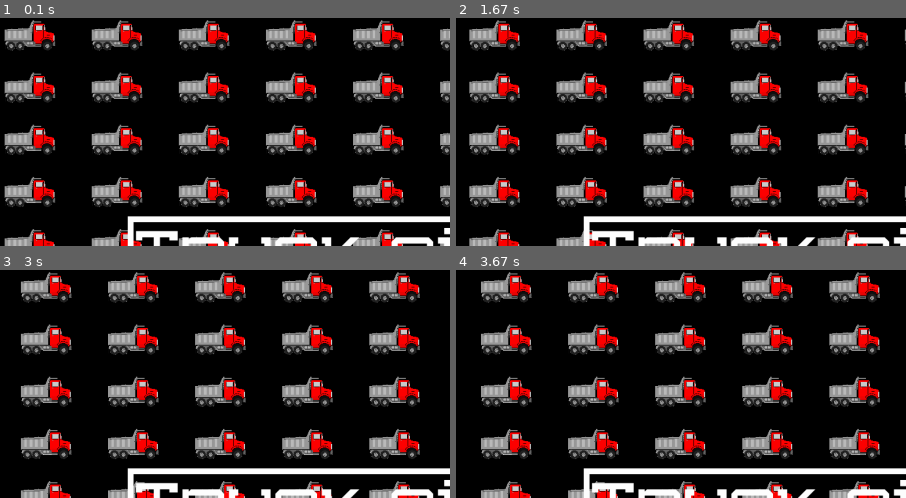
Above: before the commit, frames 1-4 (two rows, left to right).
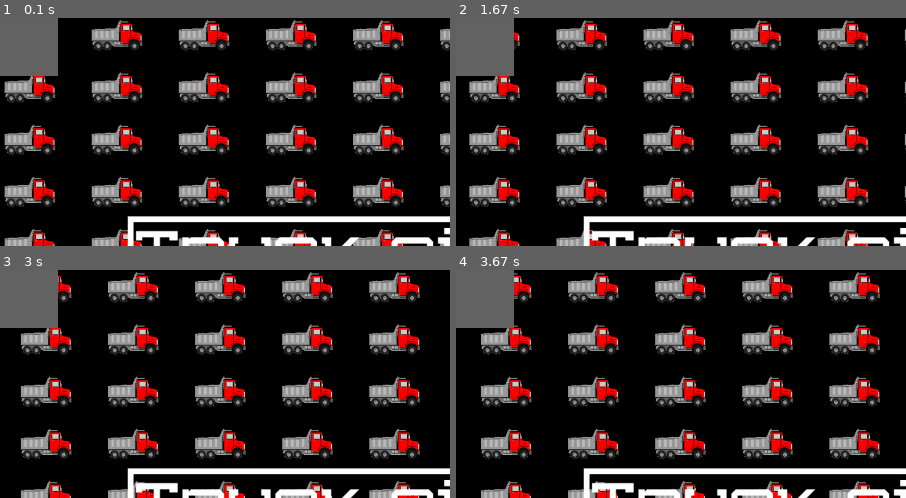
Above: after the commit, the same moments.

Repository: supermeganikitos/Project_pygame
Game: pygame game, started from mane.py
Same seed, same stepped clock (60 frames per second), same inputs: the game is played once before the commit and once after it.
Inputs:
- Up to frame 1 (0.1 s): no input
- Up to frame 2 (1.67 s): no input
- Up to frame 3 (3 s): no input
- Up to frame 4 (3.67 s): no input
The pictures show only the part of the screen within x 0-50%, y 0-50%; the shares and areas given below are measured in that part.

The runs differ from the first frame. In frame 1, 3.1% of the frame differs, in the area x 0-13%, y 0-26%; in frame 2, 3.1%; in frame 3, 3.1%; in frame 4, 3.1%.

Commit message:
кнопка

Diff:
--- a/mane.py
+++ b/mane.py
@@ -1,5 +1,5 @@
 import pygame
-from trucks import Truck, trucks
+from trucks import Truck, trucks, SimpleButton
 
 pygame.init()
 size = width, height = 1550, 800
@@ -19,6 +19,9 @@
 
 
 pygame.display.set_caption('simulator truck')
+listbtn = []
+mimapbtn = SimpleButton(0, 0, 100, 100)
+listbtn.append(mimapbtn)
 pygame.display.flip()
 running = True
 x_step = 150
@@ -35,5 +38,7 @@
     trucks.update()
     trucks.draw(screen)
     draw_(screen, 'Truck simulator')
+    for i in listbtn:
+        i.draw(screen)
     clock.tick(10)
     pygame.display.flip()
--- a/trucks.py
+++ b/trucks.py
@@ -46,27 +46,24 @@
         self.rect = self.rect.move(self.vx, self.vy)
 
 
-class SimpleButton(pygame.sprite.Sprite):  # от него будем наследовать все кнопки и destination тоже
-    def __init__(self, group, x, y, size_x=10, size_y=10, color=(200, 200, 200)):
-        super().__init__(*group)
-        self.image = pygame.Surface((size_x, size_y), pygame.SRCALPHA, 32)
+class SimpleButton():
+    def __init__(self, x, y, width, height, color=(100, 100, 100), text=''):
+        self.x = x
+        self.y = y
+        self.width = width
+        self.height = height
+        self.color = color
+        self.text = text
 
-        pygame.draw.rect(self.image, pygame.Color(color),
-                         (0, 0, size_x, size_y))
-        self.rect = pygame.Rect(x, y, size_x, size_y)
+    def draw(self, win):
+        pygame.draw.rect(win, self.color, (self.x, self.y, self.width, self.height))
+        if self.text != '':
+            font = pygame.font.SysFont('comicsans', 20)
+            text = font.render(self.text, 1, (0, 0, 0))
+            win.blit(text, (self.x + (self.width / 2 - text.get_width() / 2),
+                            self.y + (self.height / 2 - text.get_height() / 2)))
 
-
-class MaskButton(SimpleButton):  # от него будем наследовать все кнопки и destination тоже
-    def __init__(self, group, x, y, img_name):
-        super().__init__(group, x, y, size_x=10, size_y=10, color=(0, 0, 0))
-        self.image = load_image(img_name)
-        self.rect = self.image.get_rect()
-        self.mask = pygame.mask.from_surface(self.image)
-
-
-class Truck1:
-    def __init__(self):
-        pass
-
-    def func(self):
-        pass
+    def update(self, *args):
+        if args and args[0].type == pygame.MOUSEBUTTONDOWN and \
+                self.rect.collidepoint(args[0].pos):
+            return True
